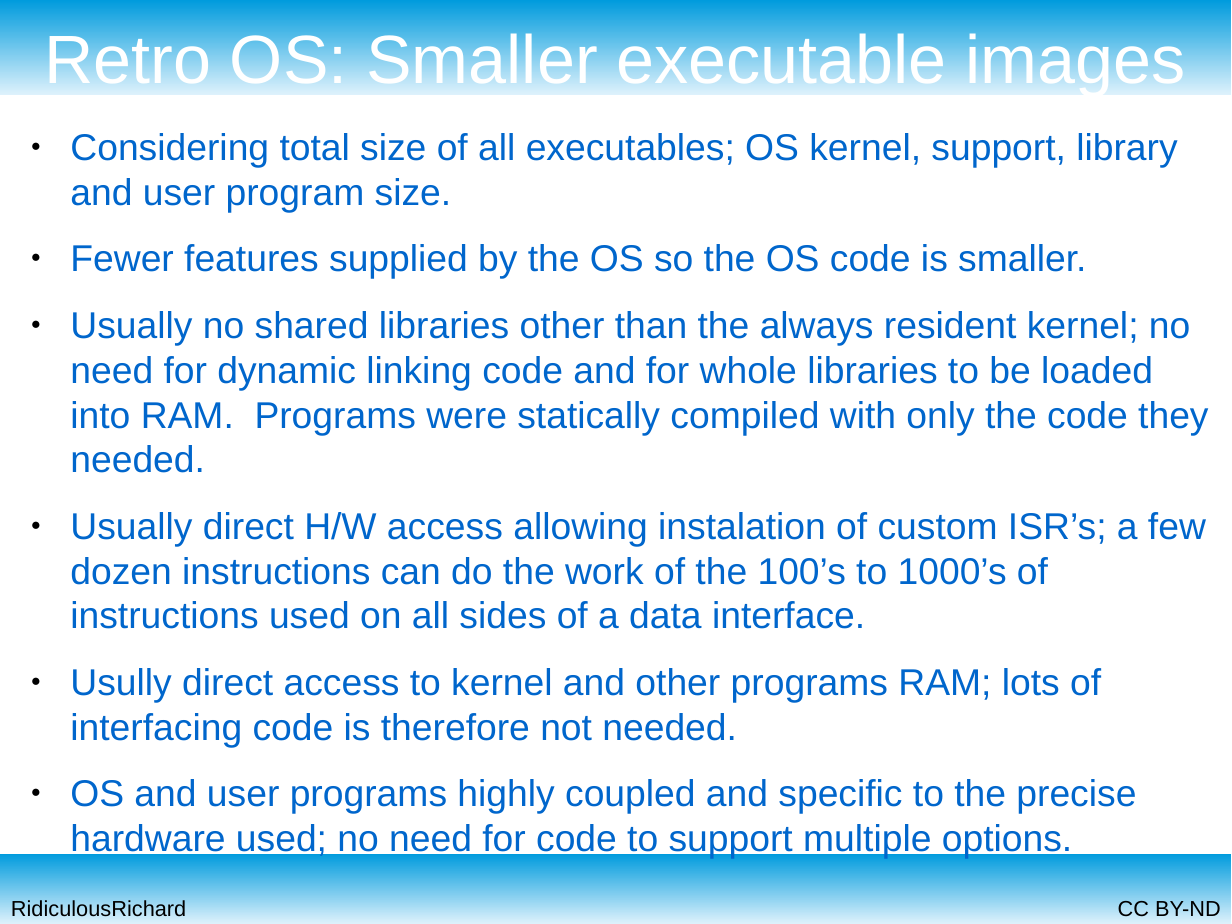
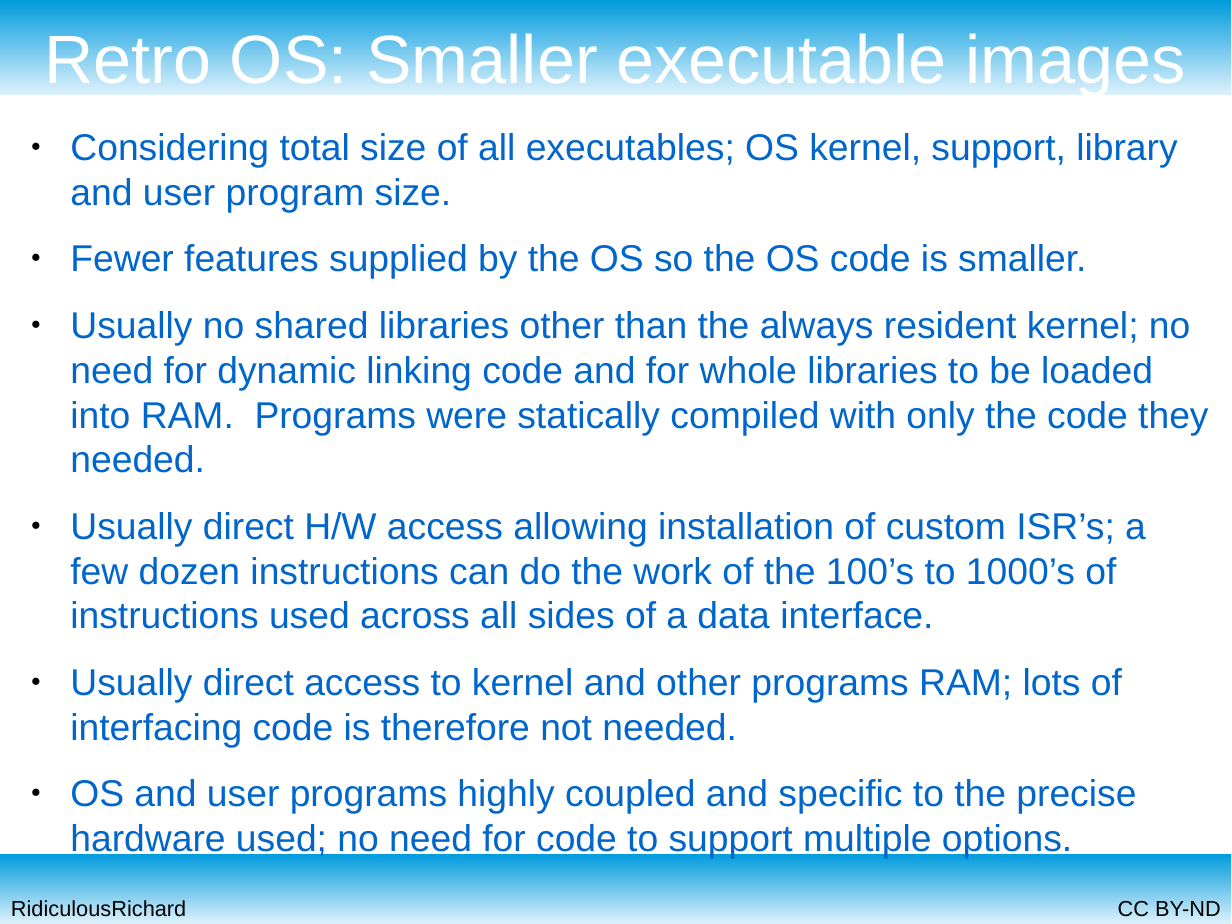
Before and after one commit to RidiculousRichard/presentations, a slide deck: slide 9 of Retro OS.odp. Drawn at 1232x924 pixels with LibreOffice and Linux fonts; fonts in the diff are those of the drawing. Boxes give left, top, right and bottom in pixels: in the first picture for what was removed or moved away, otherwise in the second. Text is boxed around its words. In the diff, an @@ line names an element or a change of style, - is before the commit and + after.

Commit message:
Updated with minor typo fixes and inter-program communication techniques

```diff
--- a/Retro OS.odp
+++ b/Retro OS.odp
@@ text at [70,512,1146,748]: text changed @@
-● Usually direct H/W access allowing instalation of custom ISR’s; a few dozen instructions can do the work of the 100’s to 1000’s of instructions used on all sides of a data interface.
-● Usully direct access to kernel and other programs RAM; lots of interfacing code is therefore not needed.
+● Usually direct H/W access allowing installation of custom ISR’s; a few dozen instructions can do the work of the 100’s to 1000’s of instructions used across all sides of a data interface.
+● Usually direct access to kernel and other programs RAM; lots of interfacing code is therefore not needed.
```
Also in this commit, not shown: 9 other slides changed, 1 slide added.
